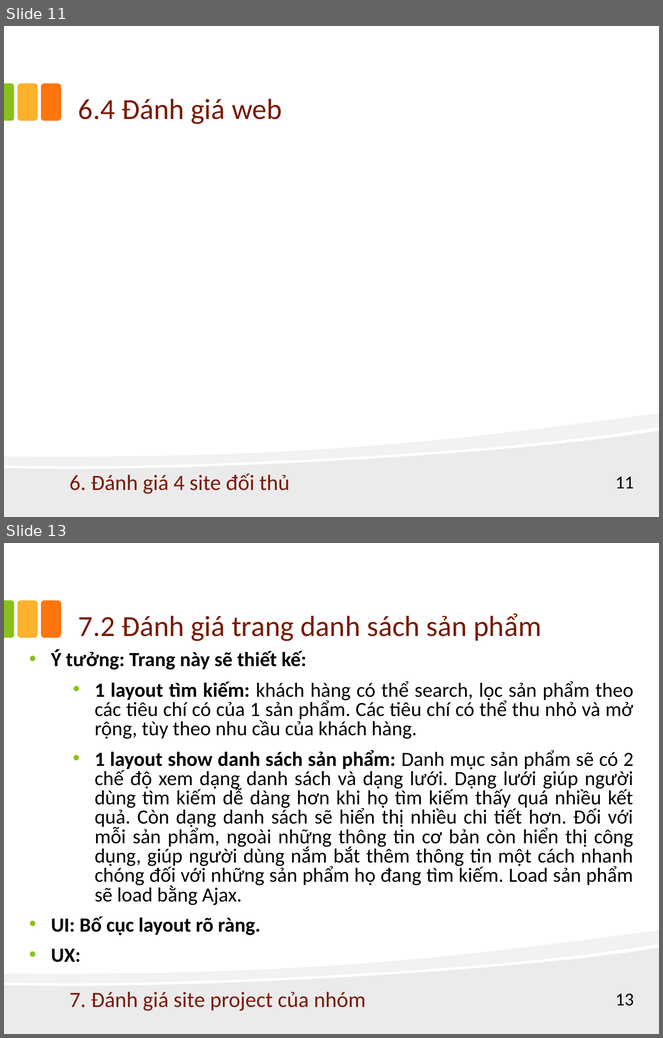
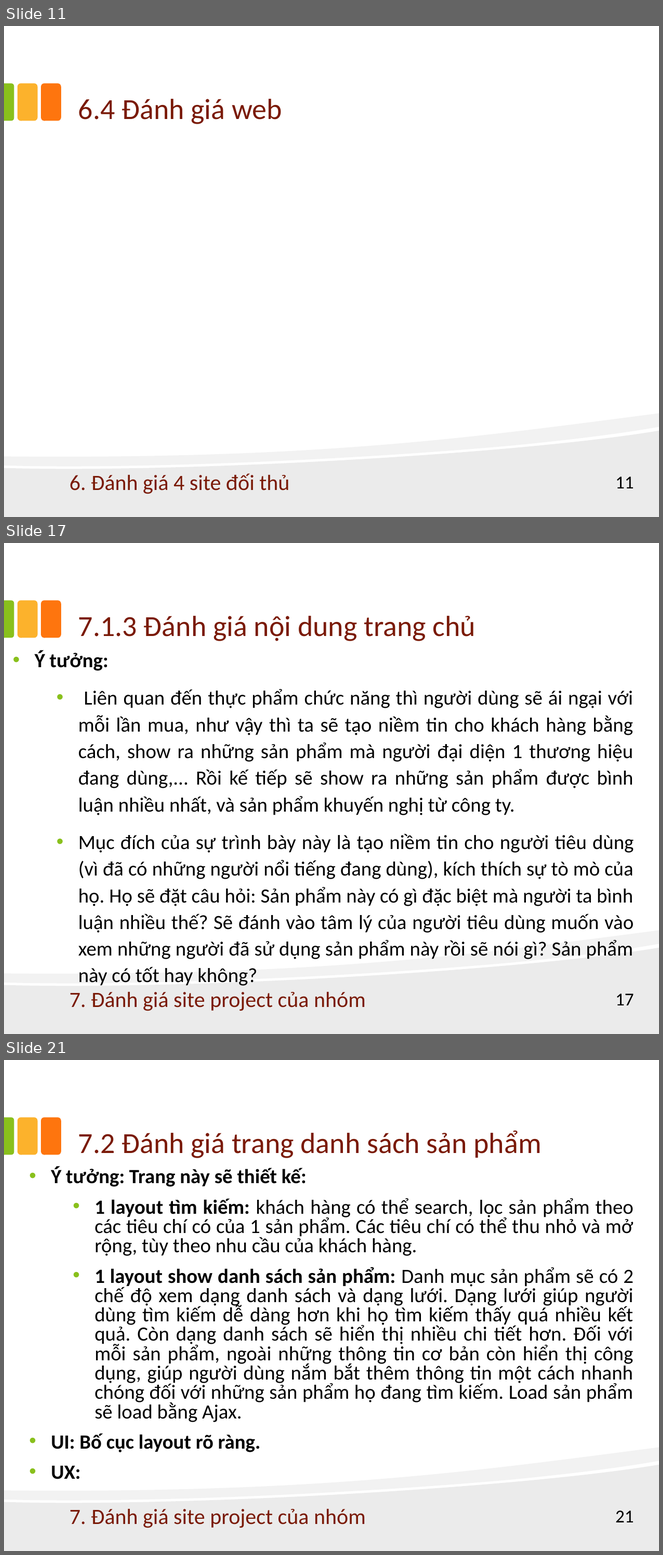
Before and after one commit to phamhoanghaison0402/Project_WebThucPhamChucNang, a slide deck: Report HCI/Report_HCI.ppt. Shown one above the other, each under a label of ours: slides 11 and 13 before the commit, slides 11, 17 and 21 after it; the slides between them are not shown. The pictures are 663x1038 and 663x1555 pixels, drawn with LibreOffice and Linux fonts; fonts in the diff are those of the drawing. Boxes give left, top, right and bottom in pixels: in the first picture for what was removed or moved away, otherwise in the second. Text is boxed around its words. In the diff, an @@ line names an element or a change of style, - is before the commit and + after.

Commit message:
xong đánh giá trang web của nhóm

```diff
--- a/Report HCI/Report_HCI.ppt
+++ b/Report HCI/Report_HCI.ppt
@@ slide 17 added at [4, 543, 659, 1034], background #FFFFFF; not listed: 5 template elements that a slide beside it also shows @@
@@ title added at [78, 616, 476, 641], 32 pt, text #7A1A07 @@
+7.1.3 Đánh giá nội dung trang chủ
@@ text added at [35, 651, 634, 986], 22.2 pt, text #000000 @@
+• Ý tưởng:
+  • Liên quan đến thực phẩm chức năng thì người dùng sẽ ái ngại với mỗi lần mua, như vậy thì ta sẽ tạo niềm tin cho khách hàng bằng cách, show ra những sản phẩm mà người đại diện 1 thương hiệu đang dùng,... Rồi kế tiếp sẽ show ra những sản phẩm được bình luận nhiều nhất, và sản phẩm khuyến nghị từ công ty.
+  • Mục đích của sự trình bày này là tạo niềm tin cho người tiêu dùng (vì đã có những người nổi tiếng đang dùng), kích thích sự tò mò của họ. Họ sẽ đặt câu hỏi: Sản phẩm này có gì đặc biệt mà người ta bình luận nhiều thế? Sẽ đánh vào tâm lý của người tiêu dùng muốn vào xem những người đã sử dụng sản phẩm này rồi sẽ nói gì? Sản phẩm này có tốt hay không?
@@ text added at [70, 992, 366, 1012], 24 pt, text #7A1A07 @@
+7. Đánh giá site project của nhóm
@@ page number added at [616, 994, 634, 1006], 20 pt, text #000000 @@
+17
@@ what was slide 13 is now slide 21 @@
@@ page number at [616, 1511, 634, 1523]: text changed @@
-13
+21
```
Also in this commit, not shown: 5 slides changed, 7 other slides added.
